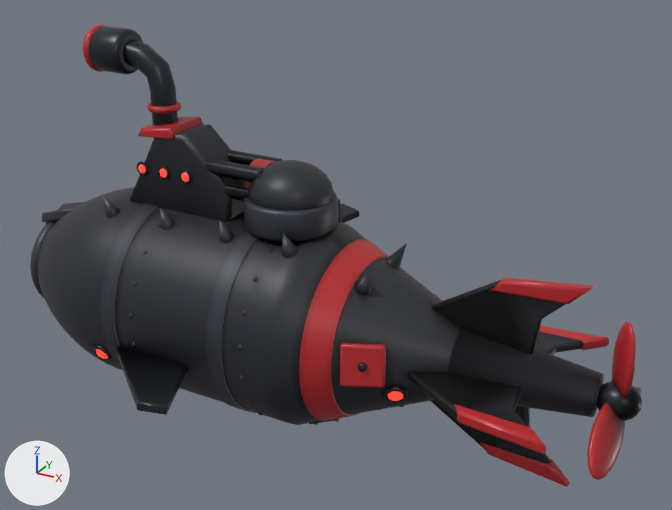
The glTF model models-src/enemy_boss.glb: old version first, new version second.
Rendered twice from a camera (50 mm lens) standing at (5.53, -8.08, 4.93) and looking at (0.98, 0.18, 0.79). The lights are fixed; the arrows at lower left show +X, +Y and +Z. The picture after the commit comes second. Where no turn or scale is listed for an object, it has been applied to the vertices. Vertices at exactly the same position are counted once.

The older version as bpy lines, for what is in view:
```python
ob_enemy_boss_body = bpy.data.objects.new('enemy_boss_body', me_enemy_boss_body)
ob_enemy_boss_body.location = (0.0, 0.0, 0.0)
ob_propeller_002 = bpy.data.objects.new('propeller.002', me_propeller_002)
ob_propeller_002.location = (4.2, 0.0, 0.0)
ob_turret_guns_mesh_001 = bpy.data.objects.new('turret_guns_mesh.001', me_turret_guns_mesh_001)
ob_turret_guns_mesh_001.location = (0.52, 0.0, 1.59)
```
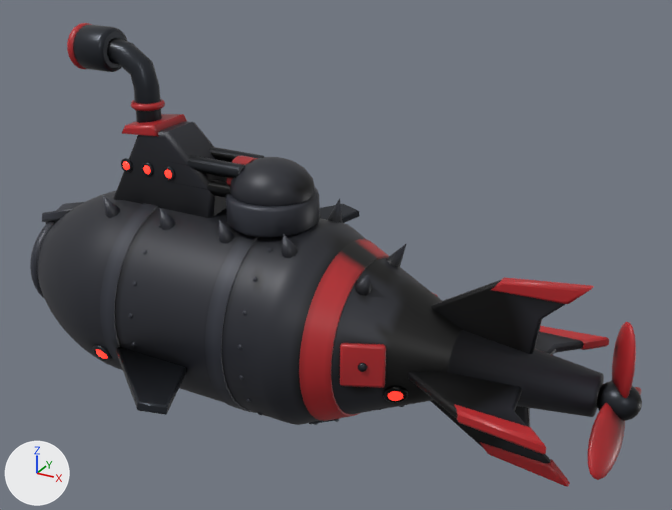
The change in detail:
me_enemy_boss_body has 14033 vertices, 27404 faces and spans x -3.34..4.04, y -2.15..2.15, z -1.24..3.07.
me_enemy_boss_body is used by ob_enemy_boss_body; location (0.0, 0.0, 0.0).
me_enemy_boss_body part 1: the loose piece of 30 vertices spanning x -1.6..-0.08, y -0.27..0.27, z 1.04..2.04 is moved by (-0.23, 0.0, 0.0).
me_enemy_boss_body part 2: the loose piece of 182 vertices spanning x 0.04..1.0, y -0.44..0.44, z 1.16..1.84 is moved by (-0.23, 0.0, 0.0).
me_enemy_boss_body part 3: the loose piece of 24 vertices spanning x -1.32..-0.78, y -0.29..0.29, z 1.93..2.1 is moved by (-0.23, 0.0, 0.0).
me_enemy_boss_body part 4: the loose piece of 336 vertices spanning x -2.04..-1.92, y -0.26..0.26, z 2.55..3.07 is moved by (-0.23, 0.0, 0.0).
me_enemy_boss_body part 5: the loose piece of 288 vertices spanning x -1.32..-0.94, y -0.19..0.19, z 2.2..2.28 is moved by (-0.23, 0.0, 0.0).
me_enemy_boss_body part 6: the loose piece of 144 vertices spanning x 0.01..1.03, y -0.51..0.51, z 1.13..1.47 is moved by (-0.23, 0.0, 0.0).
me_enemy_boss_body part 7: the loose piece of 86 vertices spanning x -1.33..-1.22, y -0.31..-0.24, z 1.51..1.63 is moved by (-0.23, 0.0, 0.0).
me_enemy_boss_body part 8: the loose piece of 86 vertices spanning x -1.03..-0.91, y -0.31..-0.24, z 1.51..1.63 is moved by (-0.23, 0.0, 0.0).
me_enemy_boss_body part 9: the loose piece of 86 vertices spanning x -0.73..-0.61, y -0.31..-0.24, z 1.51..1.63 is moved by (-0.23, 0.0, 0.0).
me_enemy_boss_body part 10: the loose piece of 128 vertices spanning x -1.36..-1.19, y -0.3..-0.26, z 1.48..1.65 is moved by (-0.23, 0.0, 0.0).
me_enemy_boss_body part 11: the loose piece of 128 vertices spanning x -1.06..-0.89, y -0.3..-0.26, z 1.48..1.65 is moved by (-0.23, 0.0, 0.0).
me_enemy_boss_body part 12: the loose piece of 128 vertices spanning x -0.75..-0.58, y -0.3..-0.26, z 1.48..1.65 is moved by (-0.23, 0.0, 0.0).
me_enemy_boss_body part 13: the loose piece of 90 vertices spanning x -1.6..-0.98, y -0.14..0.14, z 1.71..2.95 is moved by (-0.23, 0.0, 0.0).
me_enemy_boss_body part 14: the loose piece of 144 vertices spanning x -1.96..-1.53, y -0.25..0.25, z 2.56..3.06 is moved by (-0.23, 0.0, 0.0).
me_enemy_boss_body part 15: 6450 kept faces spanning x -3.28..4.04, y -1.17..1.17, z -1.24..2.44 get new vertex colours.
Object 'turret_guns_mesh.001' (ob_turret_guns_mesh_001) moves from (0.52, 0.0, 1.59) to (0.29, 0.0, 1.59).

Boxes [x1, y1, x2, y2] around the edits, measured in the pictures (672 x 510 px; the box of a moved part takes in the faces that stretch with it):
'enemy_boss_body', reshaped
    before: [30, 25, 609, 487]
    after: [30, 23, 609, 487]
'turret_guns_mesh.001', moved
    before: [179, 150, 283, 201]
    after: [162, 147, 264, 198]
part 1 of me_enemy_boss_body, moved or reshaped
    before: [130, 124, 245, 222]
    after: [114, 122, 227, 218]
part 2 of me_enemy_boss_body, moved or reshaped
    before: [247, 160, 334, 210]
    after: [230, 157, 315, 206]
part 3 of me_enemy_boss_body, moved or reshaped
    before: [138, 117, 203, 139]
    after: [122, 114, 187, 137]
part 4 of me_enemy_boss_body, moved or reshaped
    before: [83, 25, 105, 72]
    after: [67, 23, 92, 69]
part 5 of me_enemy_boss_body, moved or reshaped
    before: [147, 101, 181, 114]
    after: [131, 99, 165, 111]
part 6 of me_enemy_boss_body, moved or reshaped
    before: [243, 192, 338, 242]
    after: [226, 188, 320, 238]
part 7 of me_enemy_boss_body, moved or reshaped
    before: [138, 164, 145, 173]
    after: [123, 161, 130, 170]
part 8 of me_enemy_boss_body, moved or reshaped
    before: [160, 169, 167, 177]
    after: [143, 165, 151, 174]
part 9 of me_enemy_boss_body, moved or reshaped
    before: [181, 173, 189, 182]
    after: [165, 170, 172, 178]
part 10 of me_enemy_boss_body, moved or reshaped
    before: [136, 161, 149, 175]
    after: [121, 158, 133, 172]
part 11 of me_enemy_boss_body, moved or reshaped
    before: [158, 165, 170, 180]
    after: [141, 162, 154, 176]
part 12 of me_enemy_boss_body, moved or reshaped
    before: [179, 170, 192, 184]
    after: [163, 166, 175, 181]
part 13 of me_enemy_boss_body, moved or reshaped
    before: [123, 40, 178, 125]
    after: [107, 38, 162, 123]
part 14 of me_enemy_boss_body, moved or reshaped
    before: [89, 26, 143, 74]
    after: [73, 25, 127, 72]
part 15 of me_enemy_boss_body, recoloured
    both: [111, 166, 603, 403]
